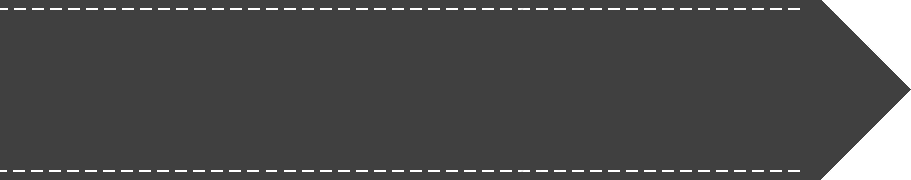
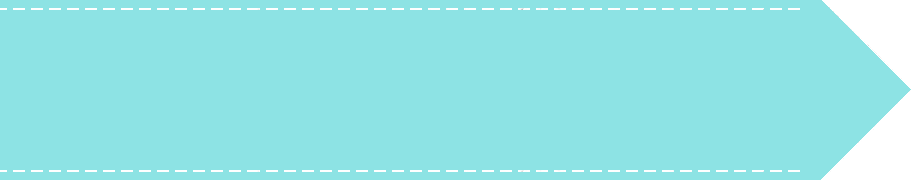
Layers edited between the first and the second 911 × 180 image:
added layer "Layer 5" above "Layer 4" over [7, 8, 788, 10]
painted on "Layer 4" over [0, 0, 911, 180]
